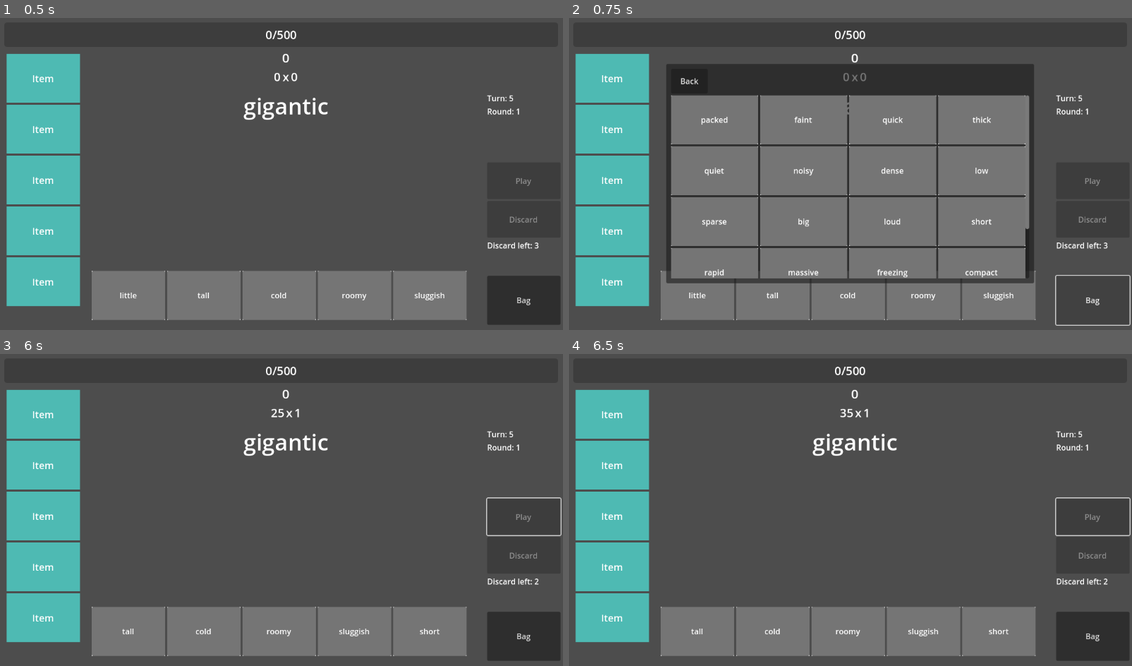
Above: before the commit, frames 1-4 (two rows, left to right).
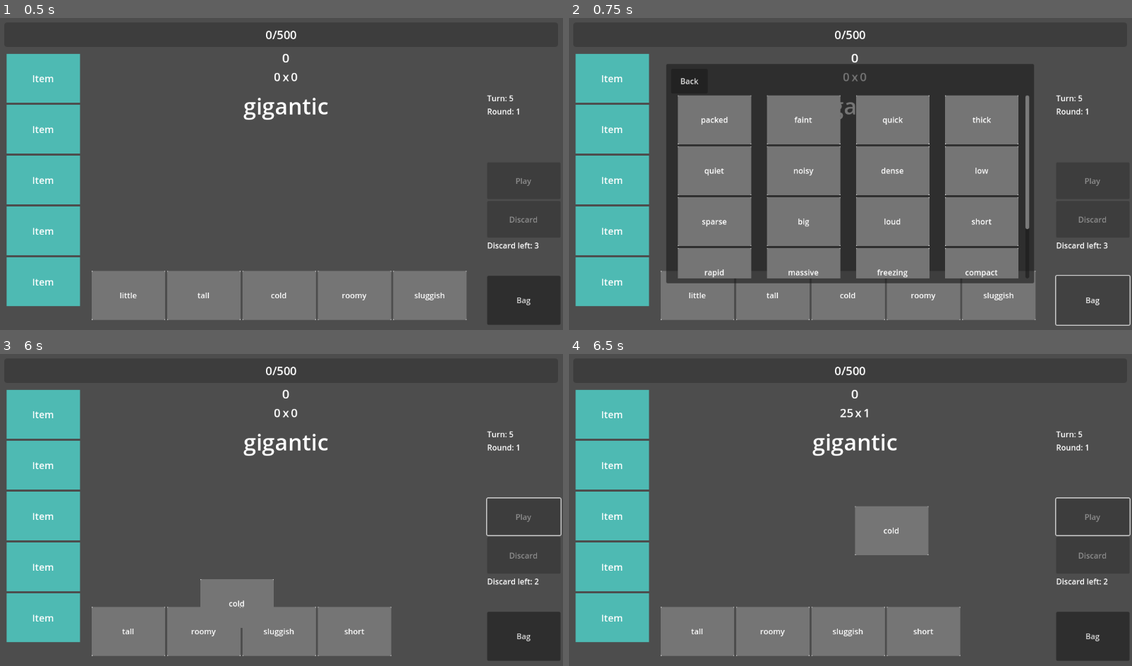
Above: after the commit, the same moments.

Repository: BMinh166/english-game-learning
Game: Godot game, scene res://scenes/Main.tscn
The game is run twice, just before and just after one commit, with the same random seed, the same clock (stepped at 60 frames per second) and the same inputs.
Inputs (mouse positions are in pixels of both pictures, inside the frame that each line leads up to):
- Up to frame 1 (0.5 s): no input
- Up to frame 2 (0.75 s): click "Bag" at 0.5 s
- Up to frame 3 (6 s): click "Bag" at 1.25 s; click "Bag" at 2 s; click "Back" at 2.75 s; tap Enter at 3.5 s; move the mouse to (129, 631) at 3.52 s; click (129, 631) at 3.67 s; click "Discard" at 4.25 s; tap Space at 5 s; move the mouse to (202, 631) at 5.02 s; click (202, 631) at 5.17 s; click "Play" at 5.75 s
- Up to frame 4 (6.5 s): no input

Frame 1 is identical in both runs. In frame 2, 5.5% of the frame differs, in the area x 18-82%, y 24-84%; in frame 3, 3.5%; in frame 4, 4.2%.

Commit message:
WIP: Card center played animated

Diff:
--- a/scenes/Card/Card.tscn
+++ b/scenes/Card/Card.tscn
@@ -5,10 +5,20 @@
 [node name="Card" type="Control"]
 custom_minimum_size = Vector2(150, 100)
 layout_mode = 3
-anchors_preset = 0
-offset_right = 150.0
-offset_bottom = 100.0
-size_flags_horizontal = 3
+anchors_preset = 8
+anchor_left = 0.5
+anchor_top = 0.5
+anchor_right = 0.5
+anchor_bottom = 0.5
+offset_left = -75.0
+offset_top = -50.0
+offset_right = 75.0
+offset_bottom = 50.0
+grow_horizontal = 2
+grow_vertical = 2
+pivot_offset = Vector2(75, 50)
+size_flags_horizontal = 6
+size_flags_vertical = 4
 script = ExtResource("1_ywscy")
 
 [node name="ColorRect" type="ColorRect" parent="."]
--- a/scenes/Card/CardContainer.gd
+++ b/scenes/Card/CardContainer.gd
@@ -13,6 +13,9 @@
 	for i in range(cards.size()):
 		var card = cards[i]
 
+		if !is_instance_valid(card):
+			continue
+
 		if i < hand_data.size():
 			card.visible = true
 			card.setup(hand_data[i], i)
--- a/scenes/Main.tscn
+++ b/scenes/Main.tscn
@@ -65,6 +65,12 @@
 text = "Word"
 label_settings = SubResource("LabelSettings_elqb8")
 
+[node name="CenterPlayArea" type="Control" parent="UI/MarginContainer/Main/Body/CenterArea"]
+layout_mode = 2
+size_flags_horizontal = 4
+size_flags_vertical = 6
+size_flags_stretch_ratio = 0.7
+
 [node name="CardContainer" parent="UI/MarginContainer/Main/Body/CenterArea" instance=ExtResource("3_0bbpv")]
 layout_mode = 2
 size_flags_vertical = 10
--- a/scripts/GameManager.gd
+++ b/scripts/GameManager.gd
@@ -14,6 +14,7 @@
 var hand_size = 5
 var bag_size = 20
 var hand = []
+var center_area = []
 var bag = []
 var mult = 0
 var point = 0
@@ -26,6 +27,8 @@
 
 signal update_state_ui(state)
 signal update_score_counting(state)
+signal play_cards(indices)
+signal clear_center_cards()
 
 func _ready():
 	word_db = WordDB
@@ -51,6 +54,11 @@
 	bag = result.bag
 	emit_signal("update_state_ui", get_state())
 
+func refill_hand():
+	while hand.size() < hand_size and bag.size() > 0:
+		var rand_index = randi() % bag.size()
+		hand.append(bag[rand_index])
+		bag.remove_at(rand_index)
 #
 func play_selected(indices):
 	if indices.is_empty() or is_scoring:
@@ -62,13 +70,22 @@
 
 	is_scoring = true
 
+	var selected_words = []
+
+	for i in indices:
+		if i >= 0 and i < hand.size():
+			selected_words.append(hand[i])
+
+	# 👉 báo UI: đưa card ra giữa
+	emit_signal("play_cards", indices)
+
+
+	# 👉 chờ animation (UI xử lý)
+	await get_tree().create_timer(0.5).timeout
+
 	result_score = 0
 
-	for i in indices:
-		if i < 0 or i >= hand.size():
-			continue
-
-		var word = hand[i]
+	for word in selected_words:
 		var relations = relation.check_relation(current_word, word)
 		var steps = score_system.build_steps(relations, word.level)
 
@@ -96,11 +113,11 @@
 	elif turn <= 0:
 		end_game()
 		return
+	emit_signal("clear_center_cards")
 
 	current_word = word_db.get_random_word_exclude(current_word)
 	draw_hand()
 
-	emit_signal("update_state_ui", get_state())
 	is_scoring = false
 
 func process_single_word(steps: Array) -> int:
--- a/scripts/Ui.gd
+++ b/scripts/Ui.gd
@@ -9,6 +9,7 @@
 @onready var hand_scene = $MarginContainer/Main/Body/CenterArea/CardContainer
 @onready var play_button = $MarginContainer/Main/Body/RightContainer/PlayButtonContainer/PlayButton
 @onready var discard_button = $MarginContainer/Main/Body/RightContainer/PlayButtonContainer/DiscardButton
+@onready var center_area = $MarginContainer/Main/Body/CenterArea/CenterPlayArea
 
 var selected_indices = []
 var max_select = 5
@@ -17,6 +18,8 @@
 func _ready():
 	GameManager.connect("update_state_ui", update_state_ui)
 	GameManager.connect("update_score_counting", update_score_couting)
+	GameManager.connect("play_cards", _on_play_cards)
+	GameManager.connect("clear_center_cards", _on_clear_center)
 	hand_scene.connect("card_selected", _on_card_selected)
 
 	update_state_ui(GameManager.get_state())
@@ -55,9 +58,65 @@
 
 func update_hand_selection():
 	for card in hand_scene.cards:
+		if !is_instance_valid(card):
+			continue
+
 		card.set_selected(card.index in selected_indices)
-	print("CARDS: ", hand_scene.cards.size())
+
 	update_buttons()
+
+func _on_play_cards(indices):
+	var cards = hand_scene.cards
+
+	var selected_cards = []
+
+	for i in indices:
+		if i >= 0 and i < cards.size():
+			selected_cards.append(cards[i])
+
+	var count = selected_cards.size()
+	if count == 0:
+		return
+
+	var center_pos = center_area.global_position + center_area.size / 2
+	var spacing = 160.0
+
+	var total_width = (count - 1) * spacing
+	var start_x = center_pos.x - total_width / 2
+
+	for i in range(count):
+		var card = selected_cards[i]
+
+		var start_pos = card.global_position
+
+		card.get_parent().remove_child(card)
+		center_area.add_child(card)
+
+		# ✅ reset scale trước
+		card.scale = Vector2.ONE
+
+		card.global_position = start_pos
+
+		var target = Vector2(
+			start_x + i * spacing,
+			center_pos.y
+		)
+
+		var tween = create_tween()
+		tween.tween_property(card, "global_position", target, 0.3)
+		tween.tween_property(card, "scale", Vector2(1.2,1.2), 0.15)
+		tween.tween_property(card, "scale", Vector2(1,1), 0.1) # 👈 bounce về lại
+
+		play_button.disabled = true
+		discard_button.disabled = true
+
+		await get_tree().create_timer(0.08).timeout
+
+func _on_clear_center():
+	for child in center_area.get_children():
+		child.get_parent().remove_child(child)
+		hand_scene.container.add_child(child)  # trả về hand
+
 
 
 func _on_play_button_pressed() -> void:
